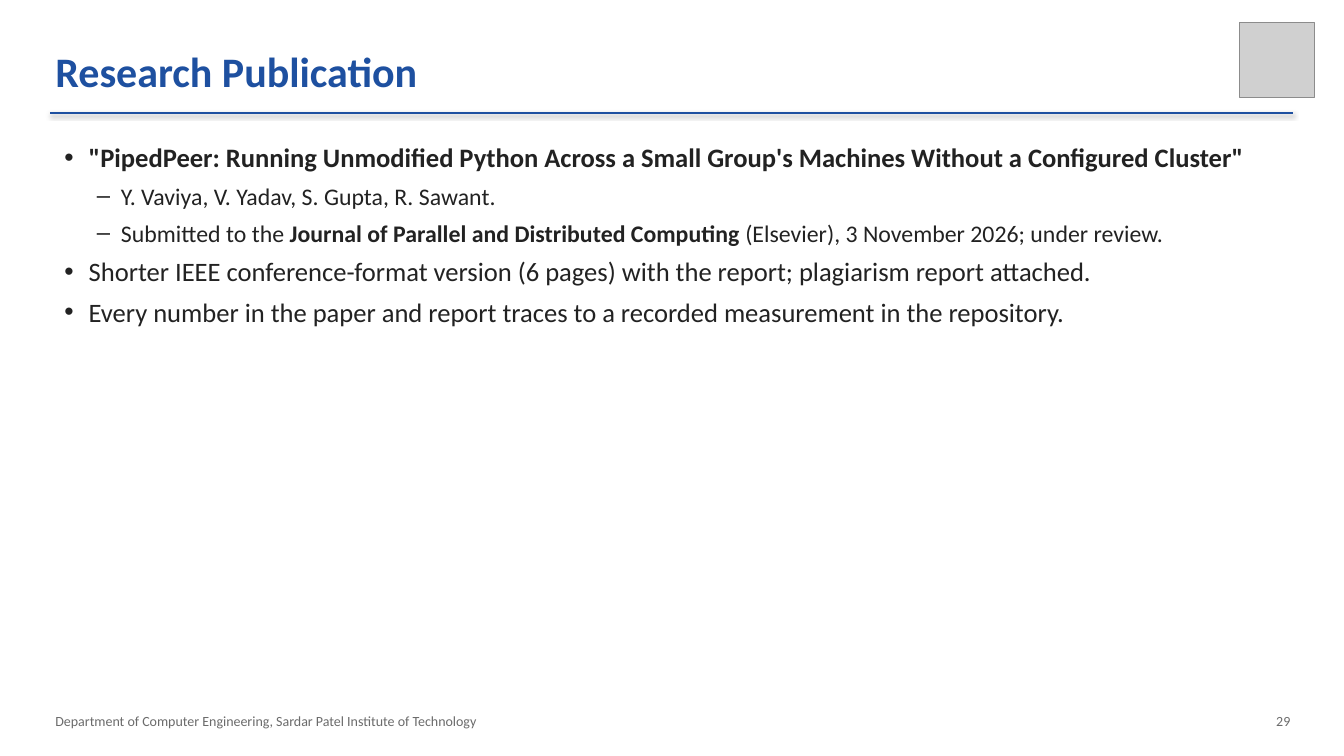
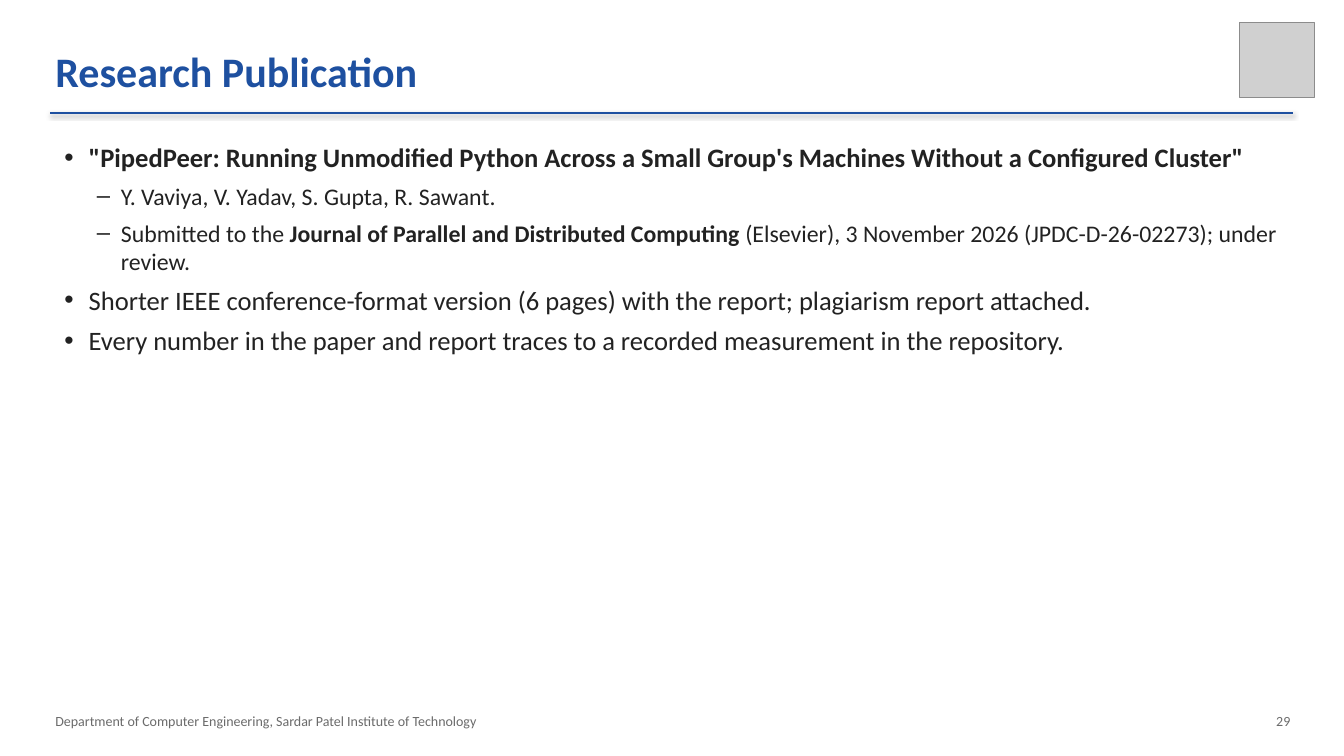
Before and after one commit to vinayakyadav2709/Pipedpeer, a slide deck: slide 29 of docs/presentation/PipedPeer-ESE.pptx. Drawn at 1344x756 pixels with LibreOffice and Linux fonts; fonts in the diff are those of the drawing; grey boxes stand for pictures. Boxes give left, top, right and bottom in pixels: in the first picture for what was removed or moved away, otherwise in the second. Text is boxed around its words. In the diff, an @@ line names an element or a change of style, - is before the commit and + after.

Commit message:
Report, deck and docs: JPDC manuscript number JPDC-D-26-02273

```diff
--- a/docs/presentation/PipedPeer-ESE.pptx
+++ b/docs/presentation/PipedPeer-ESE.pptx
@@ text at box(121, 225, 1277, 270): text changed @@
-– Submitted to the Journal of Parallel and Distributed Computing (Elsevier), 3 November 2026; under review.
+– Submitted to the Journal of Parallel and Distributed Computing (Elsevier), 3 November 2026 (JPDC-D-26-02273); under review.
```
Also in this commit, not shown: 5 other files.
